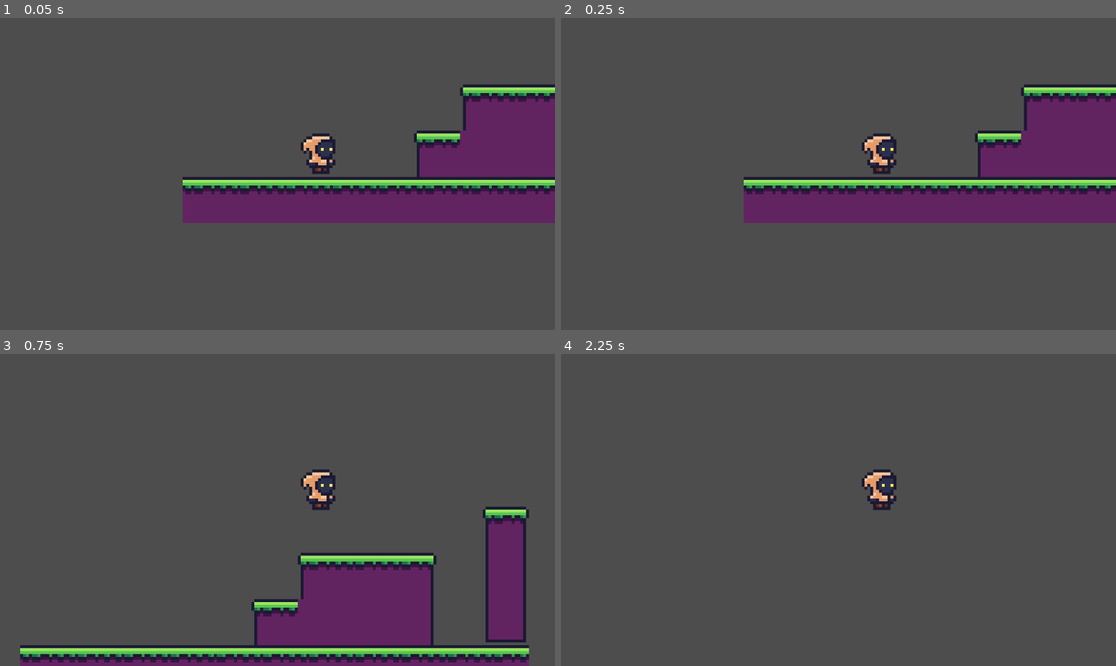
Above: before the commit, frames 1-4 (two rows, left to right).
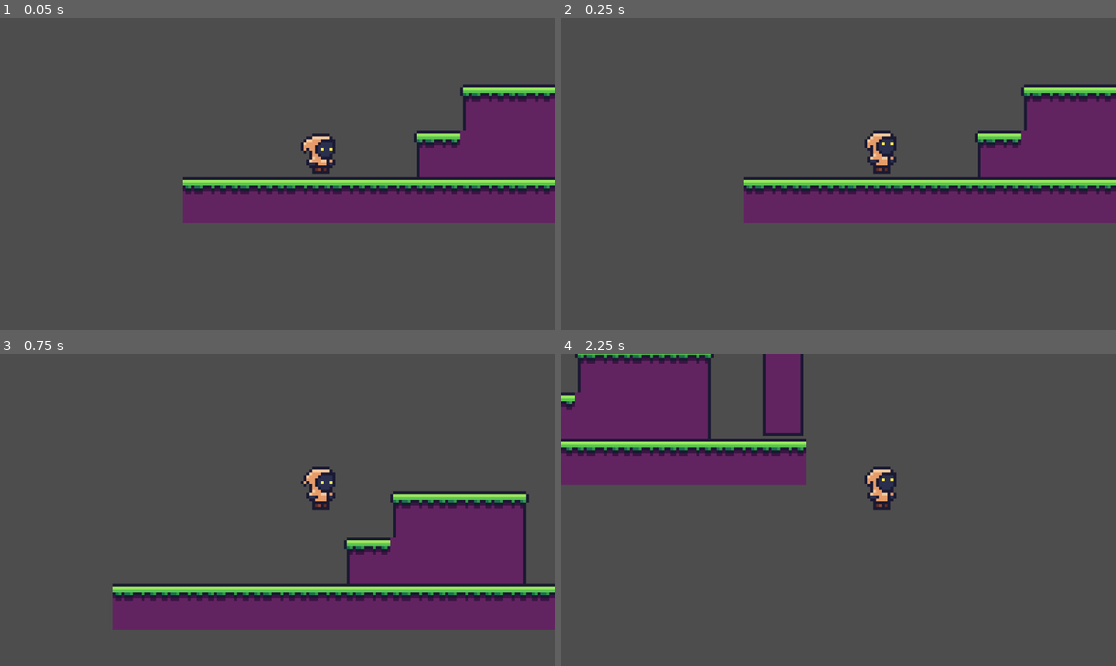
Above: after the commit, the same moments.

Repository: emilyahmad/first-platformer
Game: Godot game, scene res://Assets/Scenes/Areas/area_1.tscn
The game is run twice, just before and just after one commit, with the same random seed, the same clock (stepped at 60 frames per second) and the same inputs. Before the commit the project has no main scene; this scene is started directly in both runs.
Inputs:
- Up to frame 1 (0.05 s): no input
- Up to frame 2 (0.25 s): no input
- Up to frame 3 (0.75 s): tap Enter at 0.5 s; hold Right (move_right) from 0.53 s (still down); tap Space (jump) at 0.6 s
- Up to frame 4 (2.25 s): tap Space (jump) at 0.77, 1.07, 1.35, 1.52, 1.82, 2.1 s; release Right (move_right) at 2.03 s; hold Left (move_left) from 2.03 s (still down)

Frame 1 is identical in both runs. In frame 2, 0.4% of the frame differs, in the area x 54-61%, y 36-49%; in frame 3, 24%, in the area x 3-100%, y 36-100%; in frame 4, 16%.

Commit message:
currently adding player animations

Diff:
--- a/Assets/Scenes/Areas/area_1.tscn
+++ b/Assets/Scenes/Areas/area_1.tscn
@@ -78,3 +78,5 @@
 layer_0/tile_data = PackedInt32Array(65533, 65536, 0, 65534, 65536, 0, 65535, 65536, 0, 0, 65536, 0, 1, 65536, 0, 2, 65 …(254 unchanged characters)…
 
 [node name="Player" parent="." instance=ExtResource("2_3uyhe")]
+speed = 4.0
+jump_power = 8.0
--- a/Assets/Scenes/player.tscn
+++ b/Assets/Scenes/player.tscn
@@ -1,7 +1,64 @@
-[gd_scene load_steps=4 format=3 uid="uid://b437gbf03fxqw"]
+[gd_scene load_steps=8 format=3 uid="uid://b437gbf03fxqw"]
 
 [ext_resource type="Texture2D" uid="uid://bdqxdqan5tg2e" path="res://Assets/Sprites/player.png" id="1_6cd4h"]
 [ext_resource type="Script" uid="uid://db0u2e6t42xt6" path="res://Assets/Scripts/player_controller.gd" id="1_7dd06"]
+
+[sub_resource type="Animation" id="Animation_7dd06"]
+resource_name = "idle"
+length = 2.0
+loop_mode = 1
+step = 0.033
+tracks/0/type = "value"
+tracks/0/imported = false
+tracks/0/enabled = true
+tracks/0/path = NodePath("AgentAnimator/Sprite2D:region_rect")
+tracks/0/interp = 0
+tracks/0/loop_wrap = true
+tracks/0/keys = {
+"times": PackedFloat32Array(0.00266038, 0.239434, 0.513453, 0.758208, 0.994982, 1.26368, 1.5),
+"transitions": PackedFloat32Array(1, 1, 1, 1, 1, 1, 1),
+"update": 0,
+"values": [Rect2(0, 0, 16, 16), Rect2(16, 0, 16, 16), Rect2(32, 0, 16, 16), Rect2(48, 0, 16, 16), Rect2(64, 0, 16, 16), Rect2(80, 0, 16, 16), Rect2(96, 0, 16, 16)]
+}
+
+[sub_resource type="Animation" id="Animation_38rej"]
+length = 0.001
+tracks/0/type = "value"
+tracks/0/imported = false
+tracks/0/enabled = true
+tracks/0/path = NodePath("AgentAnimator/Sprite2D:region_rect")
+tracks/0/interp = 1
+tracks/0/loop_wrap = true
+tracks/0/keys = {
+"times": PackedFloat32Array(0),
+"transitions": PackedFloat32Array(1),
+"update": 0,
+"values": [Rect2(0, 0, 16, 16)]
+}
+
+[sub_resource type="Animation" id="Animation_t1xgp"]
+resource_name = "move"
+loop_mode = 1
+step = 0.033
+tracks/0/type = "value"
+tracks/0/imported = false
+tracks/0/enabled = true
+tracks/0/path = NodePath("AgentAnimator/Sprite2D:region_rect")
+tracks/0/interp = 0
+tracks/0/loop_wrap = true
+tracks/0/keys = {
+"times": PackedFloat32Array(-0.00256038, 0, 0.25, 0.5, 0.75, 1),
+"transitions": PackedFloat32Array(1, 1, 1, 1, 1, 1),
+"update": 0,
+"values": [Rect2(0, 16, 16, 16), Rect2(0, 16, 16, 16), Rect2(16, 16, 16, 16), Rect2(32, 16, 16, 16), Rect2(48, 16, 16, 16), Rect2(0, 16, 16, 16)]
+}
+
+[sub_resource type="AnimationLibrary" id="AnimationLibrary_t1xgp"]
+_data = {
+&"RESET": SubResource("Animation_38rej"),
+&"idle": SubResource("Animation_7dd06"),
+&"move": SubResource("Animation_t1xgp")
+}
 
 [sub_resource type="CapsuleShape2D" id="CapsuleShape2D_7dd06"]
 radius = 7.0
@@ -18,6 +75,10 @@
 
 [node name="AnimationPlayer" type="AnimationPlayer" parent="AgentAnimator"]
 root_node = NodePath("../..")
+libraries = {
+&"": SubResource("AnimationLibrary_t1xgp")
+}
+autoplay = "idle"
 
 [node name="Sprite2D" type="Sprite2D" parent="AgentAnimator"]
 position = Vector2(0, -8)
@@ -26,5 +87,6 @@
 region_rect = Rect2(0, 0, 16, 16)
 
 [node name="CollisionShape2D" type="CollisionShape2D" parent="."]
+visible = false
 position = Vector2(-1, -7)
 shape = SubResource("CapsuleShape2D_7dd06")
--- a/Assets/Scripts/player_controller.gd
+++ b/Assets/Scripts/player_controller.gd
@@ -1,9 +1,14 @@
 extends CharacterBody2D
 
+@export var speed = 10.0
+@export var jump_power = 10.0
 
-const SPEED = 300.0
-const JUMP_VELOCITY = -400.0
+var speed_multiplier = 30.0
+var jump_multiplier = -30.0
+var direction = 0
 
+#const SPEED = 300.0
+#const JUMP_VELOCITY = -400.0
 
 func _physics_process(delta: float) -> void:
 	# Add the gravity.
@@ -12,14 +17,14 @@
 
 	# Handle jump.
 	if Input.is_action_just_pressed("jump") and is_on_floor():
-		velocity.y = JUMP_VELOCITY
+		velocity.y = jump_power * jump_multiplier
 
 	# Get the input direction and handle the movement/deceleration.
 	# As good practice, you should replace UI actions with custom gameplay actions.
-	var direction := Input.get_axis("move_left", "move_right")
+	direction = Input.get_axis("move_left", "move_right")
 	if direction:
-		velocity.x = direction * SPEED
+		velocity.x = direction * speed * speed_multiplier
 	else:
-		velocity.x = move_toward(velocity.x, 0, SPEED)
+		velocity.x = move_toward(velocity.x, 0, speed * speed_multiplier)
 
 	move_and_slide()
--- a/project.godot
+++ b/project.godot
@@ -11,6 +11,7 @@
 [application]
 
 config/name="first-platformer"
+run/main_scene="uid://bp76dubfu8l4w"
 config/features=PackedStringArray("4.4", "Mobile")
 config/icon="res://icon.svg"
 
@@ -23,16 +24,20 @@
 jump={
 "deadzone": 0.2,
 "events": [Object(InputEventKey,"resource_local_to_scene":false,"resource_name":"","device":-1,"window_id":0,"alt_press …(191 unchanged characters)…
+, Object(InputEventKey,"resource_local_to_scene":false,"resource_name":"","device":-1,"window_id":0,"alt_pressed":false,"shift_pressed":false,"ctrl_pressed":false,"meta_pressed":false,"pressed":false,"keycode":0,"physical_keycode":87,"key_label":0,"unicode":119,"location":0,"echo":false,"script":null)
+, Object(InputEventKey,"resource_local_to_scene":false,"resource_name":"","device":-1,"window_id":0,"alt_pressed":false,"shift_pressed":false,"ctrl_pressed":false,"meta_pressed":false,"pressed":false,"keycode":0,"physical_keycode":4194320,"key_label":0,"unicode":0,"location":0,"echo":false,"script":null)
 ]
 }
 move_left={
 "deadzone": 0.2,
 "events": [Object(InputEventKey,"resource_local_to_scene":false,"resource_name":"","device":-1,"window_id":0,"alt_press …(195 unchanged characters)…
+, Object(InputEventKey,"resource_local_to_scene":false,"resource_name":"","device":-1,"window_id":0,"alt_pressed":false,"shift_pressed":false,"ctrl_pressed":false,"meta_pressed":false,"pressed":false,"keycode":0,"physical_keycode":65,"key_label":0,"unicode":97,"location":0,"echo":false,"script":null)
 ]
 }
 move_right={
 "deadzone": 0.2,
 "events": [Object(InputEventKey,"resource_local_to_scene":false,"resource_name":"","device":-1,"window_id":0,"alt_press …(195 unchanged characters)…
+, Object(InputEventKey,"resource_local_to_scene":false,"resource_name":"","device":-1,"window_id":0,"alt_pressed":false,"shift_pressed":false,"ctrl_pressed":false,"meta_pressed":false,"pressed":false,"keycode":0,"physical_keycode":68,"key_label":0,"unicode":100,"location":0,"echo":false,"script":null)
 ]
 }
 
